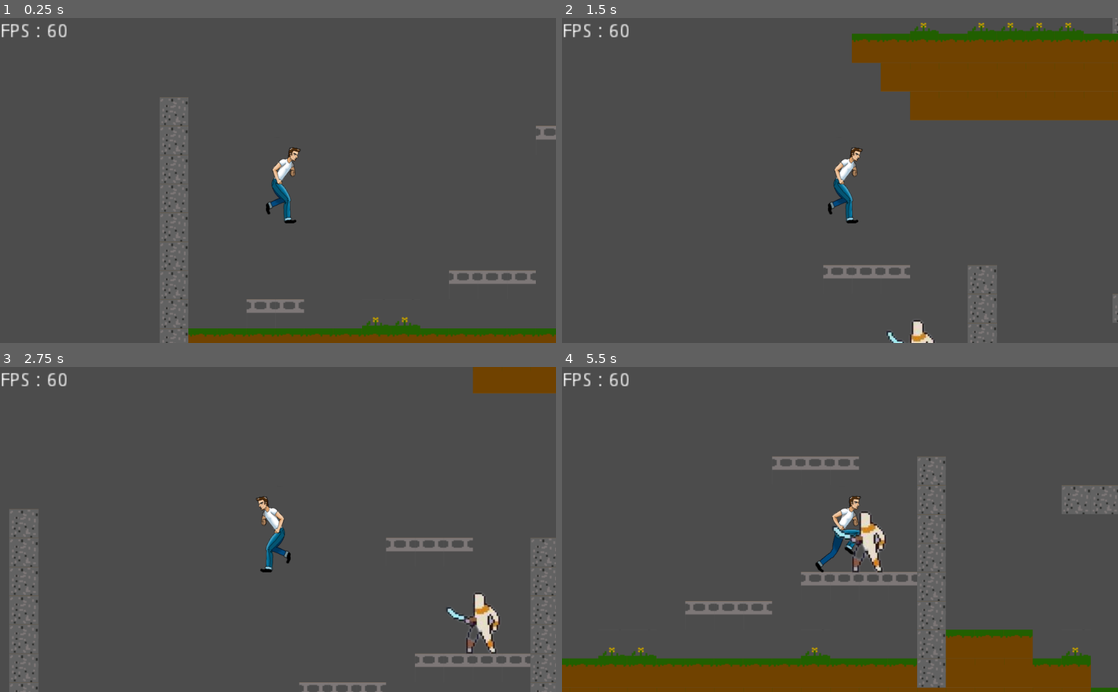
Above: before the commit, frames 1-4 (two rows, left to right).
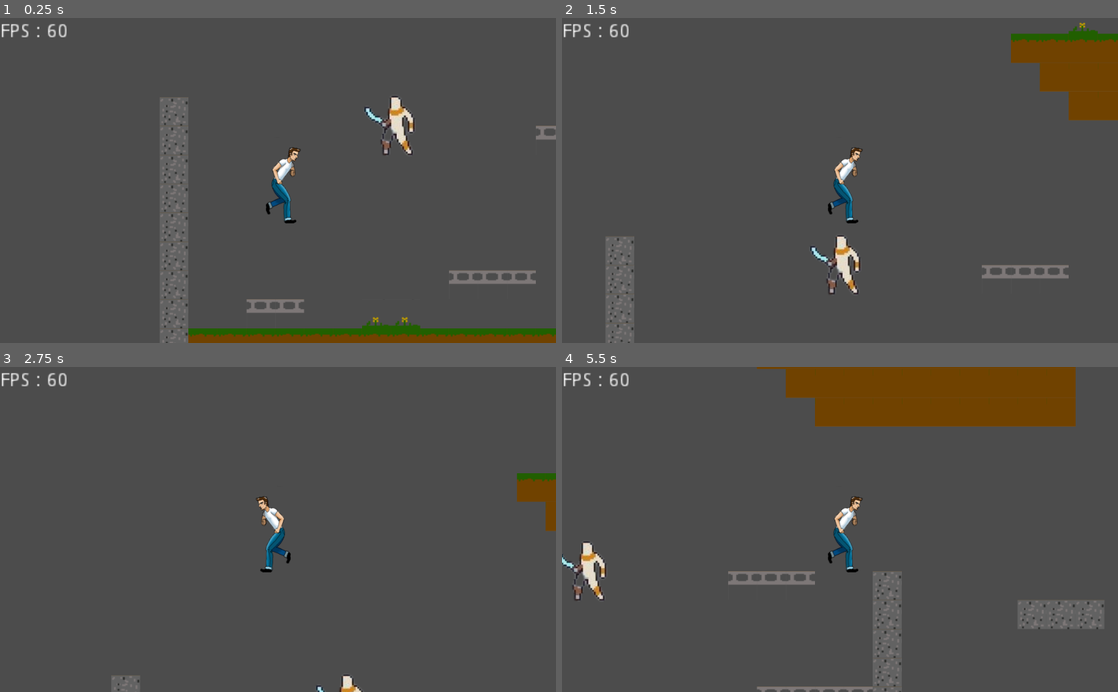
Above: after the commit, the same moments.

Repository: Florian-DELRIEU/Godot-Test
Game: Godot game, scene res://Scenes/scene01.tscn
Same seed, same stepped clock (60 frames per second), same inputs: the game is played once before the commit and once after it.
Inputs:
- Up to frame 1 (0.25 s): no input
- Up to frame 2 (1.5 s): hold Shift (Shift) 0.53-1.28 s; hold Right (ui_right) from 0.53 s (still down); tap Space (ui_select) at 0.77 s; tap Shift (Shift) at 1.35 s
- Up to frame 3 (2.75 s): tap Space (ui_select) at 1.52 s; release Right (ui_right) at 2.03 s; hold Left (ui_left) from 2.03 s (still down); hold Shift (Shift) from 2.03 s (still down)
- Up to frame 4 (5.5 s): release Left (ui_left) at 2.78 s; release Shift (Shift) at 2.78 s; hold Right (ui_right) 2.78-4.28 s; tap Shift (Shift) at 2.85, 4.35 s; tap Space (ui_select) at 3.02, 3.77, 4.52 s; hold Shift (Shift) 3.53-4.28 s; hold Left (ui_left) 4.28-5.03 s; hold Right (ui_right) from 5.03 s (still down); hold Shift (Shift) from 5.03 s (still down)

The runs differ from the first frame. In frame 1, 0.6% of the frame differs, in the area x 65-75%, y 23-43%; in frame 2, 10%; in frame 3, 5.3%; in frame 4, 26%, in the area x 0-100%, y 0-100%.
Error after the commit: Parse Error: The identifier "m" isn't declared in the current scope. (res://Codes/Blob.gd:19)

Commit message:
move blob script

Diff:
--- a/Scenes/Blob.gd
+++ b/Codes/Blob.gd
@@ -11,8 +11,12 @@
 var curr_max_speed
 var move_anim
 
+func _ready():
+    randomize()
+
 func Timer_timeout():
 	print("Time Out")
+	m = rand_range(0,10)
 
 func _physics_process(delta):
 	mouvement_loop(delta)
--- a/Scenes/scene01.tscn
+++ b/Scenes/scene01.tscn
@@ -5,7 +5,7 @@
 [ext_resource path="res://tilesets/tile01.tres" type="TileSet" id=3]
 [ext_resource path="res://Codes/debug_label.gd" type="Script" id=4]
 [ext_resource path="res://Images/Ennemy_sprite.png" type="Texture" id=5]
-[ext_resource path="res://Scenes/Blob.gd" type="Script" id=6]
+[ext_resource path="res://Codes/Blob.gd" type="Script" id=6]
 
 [sub_resource type="RectangleShape2D" id=1]
 extents = Vector2( 13, 44 )
@@ -246,11 +246,13 @@
 anims/walk = SubResource( 6 )
 
 [node name="Blob" type="KinematicBody2D" parent="."]
-position = Vector2( 679, 286 )
+position = Vector2( 416, 192 )
 script = ExtResource( 6 )
+__meta__ = {
+"_edit_group_": true
+}
 
 [node name="Sprite" type="Sprite" parent="Blob"]
-position = Vector2( -4, -12 )
 texture = ExtResource( 5 )
 hframes = 5
 vframes = 5
@@ -258,8 +260,7 @@
 region_rect = Rect2( 541.221, 1.57249, 22.6101, 173.344 )
 
 [node name="CollisionShape2D" type="CollisionShape2D" parent="Blob"]
-visible = false
-position = Vector2( 2, -13.5 )
+position = Vector2( 6, 0 )
 shape = SubResource( 8 )
 
 [node name="Anim_ennemy" type="AnimationPlayer" parent="Blob"]
